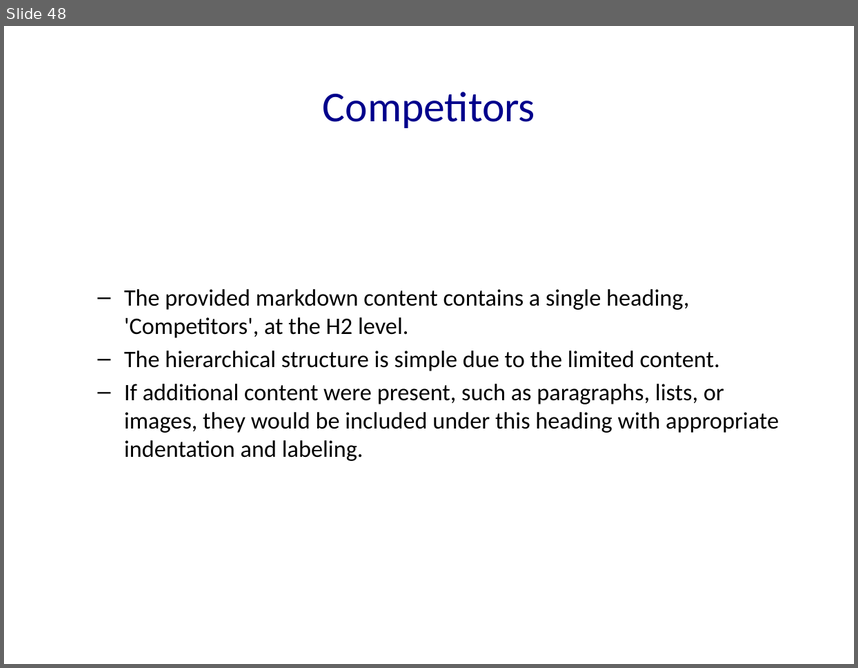
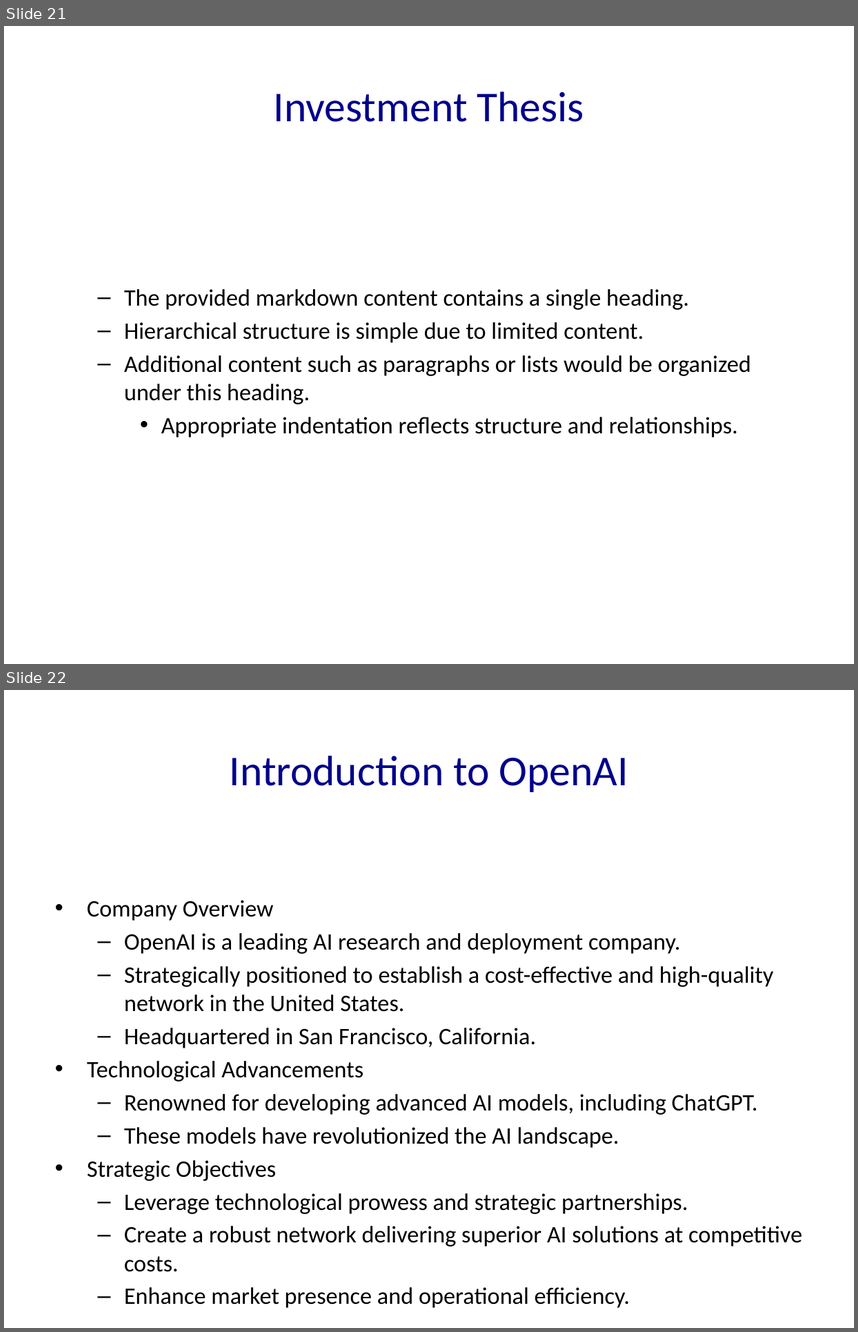
Before and after one commit to Frank-Gu-81/slides_autogeneration, a slide deck: Neuron_Solutions_Presentation.pptx. Shown one above the other, each under a label of ours: slide 48 before the commit, slides 21 and 22 after it. The pictures are 858x668 and 858x1332 pixels, drawn with LibreOffice and Linux fonts; fonts in the diff are those of the drawing. Boxes give left, top, right and bottom in pixels: in the first picture for what was removed or moved away, otherwise in the second. Text is boxed around its words. In the diff, an @@ line names an element or a change of style, - is before the commit and + after.

Commit message:
new markdown

```diff
--- a/Neuron_Solutions_Presentation.pptx
+++ b/Neuron_Solutions_Presentation.pptx
@@ slide 22 added at (x1=4, y1=690, x2=854, y2=1328), background #FFFFFF @@
@@ title added at (x1=230, y1=756, x2=628, y2=792), 36 pt, text #00008B @@
+Introduction to OpenAI
@@ text added at (x1=87, y1=900, x2=802, y2=1246), 20 pt, text #000000 @@
+• Company Overview
+  – OpenAI is a leading AI research and deployment company.
+  – Strategically positioned to establish a cost-effective and high-quality network in the United States.
+  – Headquartered in San Francisco, California.
+• Technological Advancements
+  – Renowned for developing advanced AI models, including ChatGPT.
+  – These models have revolutionized the AI landscape.
+• Strategic Objectives
+  – Leverage technological prowess and strategic partnerships.
+  – Create a robust network delivering superior AI solutions at competitive costs.
+  – Enhance market presence and operational efficiency.
@@ what was slide 48 is now slide 21 @@
@@ slide 21 changed as well @@
@@ title at (x1=274, y1=92, x2=584, y2=122): text changed @@
-Competitors
+Investment Thesis
@@ text at (x1=124, y1=289, x2=751, y2=437): text changed @@
-  – The provided markdown content contains a single heading, 'Competitors', at the H2 level.
-  – The hierarchical structure is simple due to the limited content.
-  – If additional content were present, such as paragraphs, lists, or images, they would be included under this heading with appropriate indentation and labeling.
+  – The provided markdown content contains a single heading.
+  – Hierarchical structure is simple due to limited content.
+  – Additional content such as paragraphs or lists would be organized under this heading.
+    • Appropriate indentation reflects structure and relationships.
```
Also in this commit, not shown: 19 other slides changed, 98 other slides added, 55 slides removed, 9 other files.
